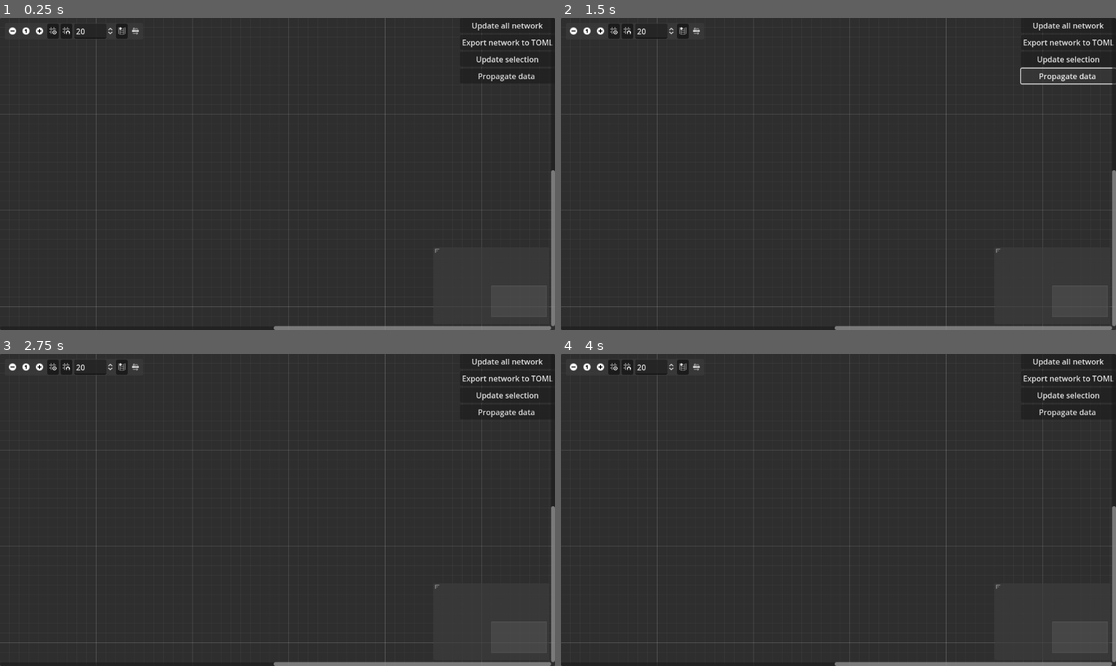
Above: before the commit, frames 1-4 (two rows, left to right).
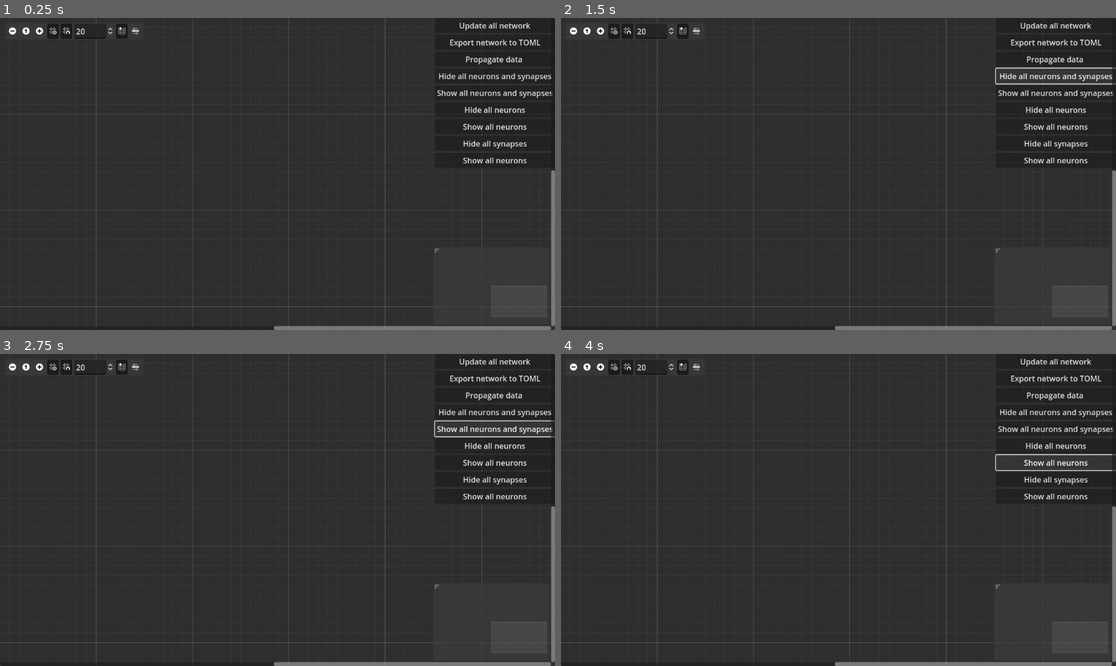
Above: after the commit, the same moments.

Repository: AlexAmenabar/PSNN-PultSitoNgeNerator
Game: Godot game, scene res://control.tscn
The game is run twice, just before and just after one commit, with the same random seed, the same clock (stepped at 60 frames per second) and the same inputs.
Inputs (mouse positions are in pixels of both pictures, inside the frame that each line leads up to):
- Up to frame 1 (0.25 s): no input
- Up to frame 2 (1.5 s): click "Propagate data" at 0.5 s; click (1054, 77) at 1.25 s, where only the run after the commit has a clickable "Hide all neurons and synapses"
- Up to frame 3 (2.75 s): click (493, 428) at 2 s, where only the run after the commit has a clickable "Show all neurons and synapses"
- Up to frame 4 (4 s): click (1054, 444) at 2.75 s, where only the run after the commit has a clickable "Hide all neurons"; click (1054, 463) at 3.5 s, where only the run after the commit has a clickable "Show all neurons"

The runs differ from the first frame. In frame 1, 1.4% of the frame differs, in the area x 78-100%, y 1-48%; in frame 2, 1.5%; in frame 3, 1.6%; in frame 4, 1.6%.

Commit message:
Some small corrections and improvements in network generation GUI

Diff:
--- a/CreadorSNN.gd
+++ b/CreadorSNN.gd
@@ -138,7 +138,7 @@
 # Propagate values of selected neuron or synapse to the rest of neurons or synapses
 func _on_propagate_button_pressed():
 	# If there is no neuron or synapse selected finish
-	if selected_node == null or selected_node == "Nil":
+	if selected_node == null:
 		return 0
 
 	# Update values of selected neuron or synapse
@@ -445,3 +445,39 @@
 	file.close()
 
 	print("Network correctly exported!")
+
+
+func _on_hide_all_pressed():
+	for neuron in neurons:
+		neuron.hide_neuron()
+
+	for synapse in synapses:
+		synapse.hide_synapse()
+
+
+func _on_show_all_pressed():
+	for neuron in neurons:
+		neuron.show_neuron()
+
+	for synapse in synapses:
+		synapse.show_synapse()
+
+
+func _on_hide_neurons_pressed():
+	for neuron in neurons:
+		neuron.hide_neuron()
+
+
+func _on_show_neurons_pressed():
+	for neuron in neurons:
+		neuron.show_neuron()
+
+
+func _on_hide_synapses_pressed():
+	for synapse in synapses:
+		synapse.hide_synapse()
+
+
+func _on_show_synapses_pressed():
+	for synapse in synapses:
+		synapse.show_synapse()
--- a/LIFneuron.gd
+++ b/LIFneuron.gd
@@ -69,8 +69,7 @@
 	#n_input_synap = int(get_node("Input Synpases/TextEdit").text)
 	#n_output_synap = int(get_node("Output Synpases/TextEdit").text)
 
-
-func _on_colapse_pressed():
+func hide_neuron():
 	get_node("V").visible = false
 	get_node("Threshold").visible = false
 	get_node("R").visible = false
@@ -85,9 +84,7 @@
 	get_node("Colapse").visible = false
 	size = Vector2(size.x, 1)
 
-
-
-func _on_show_pressed():
+func show_neuron():
 	get_node("V").visible = true
 	get_node("Threshold").visible = true
 	get_node("R").visible = true
@@ -101,6 +98,15 @@
 	get_node("Show").visible = false
 	get_node("Colapse").visible = true
 
+
+
+func _on_colapse_pressed():
+	hide_neuron()
+
+
+func _on_show_pressed():
+	show_neuron()
+
 func add_input_synapse(synapse):
 	input_synapse_nodes.append(synapse)
 
--- a/control.tscn
+++ b/control.tscn
@@ -40,12 +40,37 @@
 text = "Export network to TOML"
 
 [node name="UpdateSelectionButton" type="Button" parent="GraphEdit/VBoxContainer"]
+visible = false
 layout_mode = 2
 text = "Update selection"
 
 [node name="PropagateButton" type="Button" parent="GraphEdit/VBoxContainer"]
 layout_mode = 2
 text = "Propagate data "
+
+[node name="Hide all" type="Button" parent="GraphEdit/VBoxContainer"]
+layout_mode = 2
+text = "Hide all neurons and synapses"
+
+[node name="Show All" type="Button" parent="GraphEdit/VBoxContainer"]
+layout_mode = 2
+text = "Show all neurons and synapses"
+
+[node name="Hide neurons" type="Button" parent="GraphEdit/VBoxContainer"]
+layout_mode = 2
+text = "Hide all neurons"
+
+[node name="Show neurons" type="Button" parent="GraphEdit/VBoxContainer"]
+layout_mode = 2
+text = "Show all neurons"
+
+[node name="Hide synapses" type="Button" parent="GraphEdit/VBoxContainer"]
+layout_mode = 2
+text = "Hide all synapses"
+
+[node name="Show synapses" type="Button" parent="GraphEdit/VBoxContainer"]
+layout_mode = 2
+text = "Show all neurons"
 
 [node name="BaseNeuron" type="GraphNode" parent="."]
 layout_mode = 0
@@ -432,6 +457,12 @@
 [connection signal="pressed" from="GraphEdit/VBoxContainer/ExportButton" to="." method="_on_export_button_pressed"]
 [connection signal="pressed" from="GraphEdit/VBoxContainer/UpdateSelectionButton" to="." method="_on_update_selection_button_pressed"]
 [connection signal="pressed" from="GraphEdit/VBoxContainer/PropagateButton" to="." method="_on_propagate_button_pressed"]
+[connection signal="pressed" from="GraphEdit/VBoxContainer/Hide all" to="." method="_on_hide_all_pressed"]
+[connection signal="pressed" from="GraphEdit/VBoxContainer/Show All" to="." method="_on_show_all_pressed"]
+[connection signal="pressed" from="GraphEdit/VBoxContainer/Hide neurons" to="." method="_on_hide_neurons_pressed"]
+[connection signal="pressed" from="GraphEdit/VBoxContainer/Show neurons" to="." method="_on_show_neurons_pressed"]
+[connection signal="pressed" from="GraphEdit/VBoxContainer/Hide synapses" to="." method="_on_hide_synapses_pressed"]
+[connection signal="pressed" from="GraphEdit/VBoxContainer/Show synapses" to="." method="_on_show_synapses_pressed"]
 [connection signal="pressed" from="BaseNeuron/Show" to="BaseNeuron" method="_on_show_pressed"]
 [connection signal="pressed" from="BaseNeuron/Colapse" to="BaseNeuron" method="_on_colapse_pressed"]
 [connection signal="pressed" from="VBoxContainer/FileNameButton" to="." method="_on_file_name_button_pressed"]
--- a/synapse.gd
+++ b/synapse.gd
@@ -35,3 +35,9 @@
 	weight = float(get_node("VBoxContainer/W/TextEdit").text)
 	delay = int(get_node("VBoxContainer/Delay/TextEdit").text)
 	learning_rule = int(get_node("VBoxContainer/Learning Rule/TextEdit").text)
+
+func show_synapse():
+	get_node(".").visible=true
+
+func hide_synapse():
+	get_node(".").visible=false
Not shown, changed: build/PultsitoSGenerator.pck
Not shown, added: network.toml
Not shown, added: network_7_13.toml
Not shown, added: network_7_13_delays.toml
Not shown, added: network_7_13_delays_thresh_refract.toml
